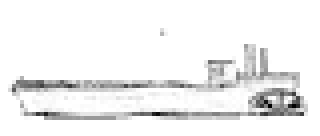
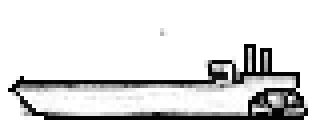
Revision of a layered 320x136 image; what changed, layer by layer:
painted on "enginebarge_raw.jpg copy" over left=8, top=44, right=308, bottom=120
